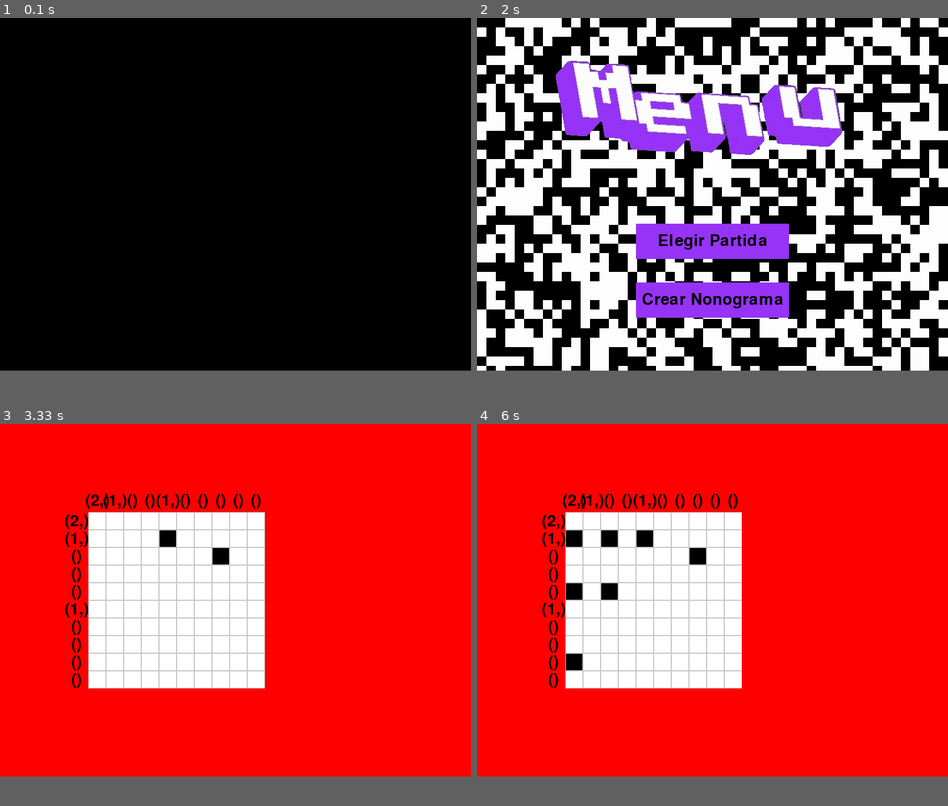
Above: before the commit, frames 1-4 (two rows, left to right).
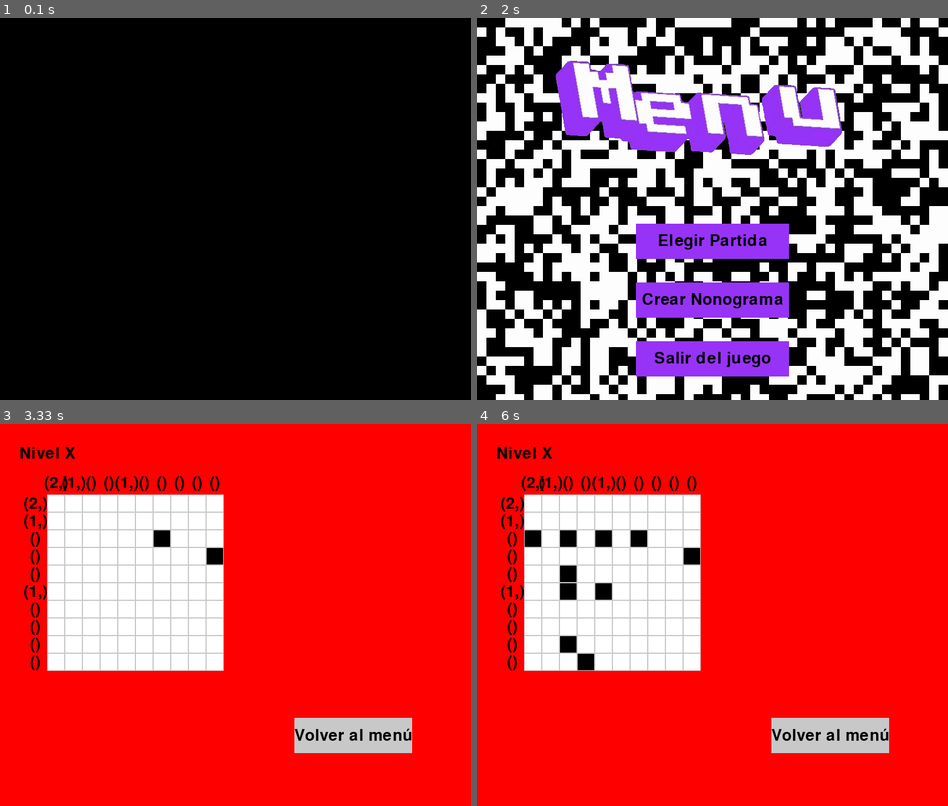
Above: after the commit, the same moments.

Repository: Diego-ipt/Pygame_nonograma
Game: pygame game, started from inicio.py
Same seed, same stepped clock (60 frames per second), same inputs: the game is played once before the commit and once after it.
Inputs (mouse positions are in pixels of both pictures, inside the frame that each line leads up to):
- Up to frame 1 (0.1 s): no input
- Up to frame 2 (2 s): click (712, 357) at 0.43 s, where only the run after the commit has a clickable "Salir del juego"; click (754, 224) at 0.97 s, where only the run after the commit has a clickable "No"; click "Crear Nonograma" at 1.47 s; click "Volver al menú" at 1.78 s
- Up to frame 3 (3.33 s): click "Elegir Partida" at 2.15 s; click "Jugar" at 2.45 s; click (221, 550) at 2.78 s; click (169, 534) at 3.12 s
- Up to frame 4 (6 s): click (533, 530) at 3.45 s; click (561, 653) at 3.78 s; click (561, 565) at 4.12 s; click (575, 542) at 4.45 s; click (580, 657) at 4.78 s; click (575, 592) at 5.12 s; click (608, 584) at 5.45 s; click (608, 546) at 5.78 s
In our replay, the window is 800x600 before the commit and 800x650 after it. These sizes can differ from the game's own. Grey fills any space a smaller window leaves; there, only what the larger window draws over its background counts as a difference.

The runs differ from the first frame. In frame 1, only the window size differs. In frame 2, 6.4% of the frame differs, in the area x 0-100%, y 84-100%; in frame 3, 16%; in frame 4, 16%, in the area x 4-88%, y 6-87%.

Commit message:
feat: ventana de confirmación para salir del juego

Diff:
--- a/nonograma_core/colores.py
+++ b/nonograma_core/colores.py
@@ -1,7 +1,9 @@
 #Colores Básicos
 
 ROJO = (255, 0, 0)
+ROJO_PRESIONADO = (200, 0, 0)
 VERDE = (0, 255, 0)
+VERDE_PRESIONADO = (0, 200, 0)
 AZUL = (0, 0, 255)
 AMARILLO = (255, 255, 0)
 CIAN = (0, 255, 255)
--- a/nonograma_core/elementos_menus.py
+++ b/nonograma_core/elementos_menus.py
@@ -12,7 +12,7 @@
 
 # Tamaño de la pantalla
 ancho_pantalla = 800
-alto_pantalla = 600
+alto_pantalla = 650
 pantalla = pygame.display.set_mode((ancho_pantalla, alto_pantalla))
 
 # Definir fuente de texto
--- a/nonograma_core/ventanas.py
+++ b/nonograma_core/ventanas.py
@@ -1,9 +1,10 @@
+import sys
+import pygame
 from nonograma_core.elementos_menus import *
 from nonograma_core.colores import *
 from nonograma_core.ventana_nonograma import *
 from nonograma_core.nonograma_numeros import *
 from nonograma_core.AssetManager import AssetManager
-
 
 # Cargador de recursos
 asset_manager = AssetManager()
@@ -16,10 +17,13 @@
 indice_fotograma_menu = 0
 indice_fotograma_trophy = 0
 reloj = pygame.time.Clock()
-grid_estado= [[False for _ in range(50)] for _ in range(50)]
+grid_estado = [[False for _ in range(50)] for _ in range(50)]
+
+confirmando = False  # Controla si se muestra la ventana de confirmación
+
 def menu_principal(cambiar_ventana):
-    global indice_fotograma_snake
-    global indice_fotograma_menu
+    global indice_fotograma_menu, confirmando
+
     # Actualizar el estado de la cuadrícula
     actualizar_grid(grid_estado)
 
@@ -27,20 +31,37 @@
     pantalla.fill(BLANCO)
     dibujar_grid(pantalla, 50, 50, 16, NEGRO, BLANCO_MENU, grid_estado)
 
-    indice_fotograma_menu=mostrar_fotogramas(menu, indice_fotograma_menu, 75, 0,pantalla)
+    indice_fotograma_menu = mostrar_fotogramas(menu, indice_fotograma_menu, 75, 0, pantalla)
 
     boton("Elegir Partida", 270, 350, 260, 60, VIOLETA_MENU, FUCSIA, pantalla, lambda: cambiar_ventana('elegir_partida'))
     boton("Crear Nonograma", 270, 450, 260, 60, VIOLETA_MENU, FUCSIA, pantalla, lambda: cambiar_ventana('crear_nonograma'))
+    boton("Salir del juego", 270, 550, 260, 60, VIOLETA_MENU, FUCSIA, pantalla, lambda: iniciar_ventana_confirmacion())
 
-    # Animación de fotogramas si están disponibles
-    # if len(snake) > 0:
-    #     pantalla.blit(snake[indice_fotograma_snake], (-50, 100))
-    #     pantalla.blit(snake[indice_fotograma_snake], (500, 100))
-    #     indice_fotograma_snake = (indice_fotograma_snake + 1) % len(snake)
-    # else:
-    #     print("Error: No se han cargado los fotogramas")
+    if confirmando:
+        ventana_confirmacion()
 
     reloj.tick(10)
+
+def iniciar_ventana_confirmacion():
+    global confirmando
+    confirmando = True
+
+def ventana_confirmacion():
+    global confirmando
+    confirm_width = 350
+    confirm_height = 150
+
+    confirm_rect = pygame.Rect((ancho_pantalla // 2 - confirm_width // 2, alto_pantalla // 2 - confirm_height // 2), (confirm_width, confirm_height))
+
+    pygame.draw.rect(pantalla, NEGRO, confirm_rect)
+    mostrar_texto("¿Seguro que quieres salir?", pygame.font.SysFont(None, 36), BLANCO, pantalla, ancho_pantalla // 2, alto_pantalla // 2 - 20)
+
+    boton("Sí", confirm_rect.left + 55, confirm_rect.top + 80, 80, 40, VERDE, VERDE_PRESIONADO, pantalla, salir_del_juego)
+    boton("No", confirm_rect.right - 140, confirm_rect.top + 80, 80, 40, ROJO, ROJO_PRESIONADO, pantalla, cancelar_ventana_confirmacion)
+
+def cancelar_ventana_confirmacion():
+    global confirmando
+    confirmando = False  # Desactiva la ventana de confirmación
 
 def ventana_elegir_partida(cambiar_ventana):
     pantalla.fill(GRIS)
@@ -55,40 +76,51 @@
 
 def ventana_nonograma_game(cambiar_ventana):
     pygame.init()
+    pantalla.fill(ROJO)
     pygame.display.set_caption("Nonograma Game")
+    mostrar_texto("Nivel X", fuente, NEGRO, pantalla, 80, 50)
+    boton("Volver al menú", 500, 500, 200, 60, GRIS, AZUL_OSCURO, pantalla, lambda: cambiar_ventana('menu_principal'))
     clock = pygame.time.Clock()
     game = Game()
     filas, columnas = procesar_matriz(game.board.matriz_solucion)
-    game_position = (150, 150)
-    pantalla.fill(ROJO)
-
+    game_position = (80, 120)
 
     tamano_celda = 30
     offset_x = game_position[0]
     offset_y = game_position[1]
-    # Dibujar los números de las filas
+
+    # Dibujar números de filas y columnas
     for i, fila in enumerate(filas):
         mostrar_texto(str(fila), fuente, NEGRO, pantalla, offset_x - 20, offset_y + i * tamano_celda + tamano_celda // 2)
 
-    # Dibujar los números de las columnas
     for j, columna in enumerate(columnas):
         mostrar_texto(str(columna), fuente, NEGRO, pantalla, offset_x + j * tamano_celda + tamano_celda // 2, offset_y - 20)
 
+    running = True
 
-    running = True
+    # def set_running_false():
+    #     nonlocal running
+    #     running = False
+
     while running:
         if game.run(pantalla, *game_position):
             running = False
             cambiar_ventana('ventana_victoria')
-        pygame.display.flip()
+
+        pygame.display.flip()  # Actualiza la pantalla en cada iteración del bucle
         clock.tick(60)
+
 
 def ventana_victoria(cambiar_ventana):
     global indice_fotograma_trophy
 
     pantalla.fill(VIOLETA_MENU)
-    indice_fotograma_trophy=mostrar_fotogramas(trophy, indice_fotograma_trophy, 170, 100,pantalla)
+    indice_fotograma_trophy = mostrar_fotogramas(trophy, indice_fotograma_trophy, 170, 100, pantalla)
     mostrar_texto("¡Ganaste!", fuente, NEGRO, pantalla, 400, 100)
     boton("Volver al menú", 310, 400, 200, 60, NOTHING, FUCSIA, pantalla, lambda: cambiar_ventana('menu_principal'))
 
     reloj.tick(30)
+
+def salir_del_juego():
+    pygame.quit()
+    sys.exit()
